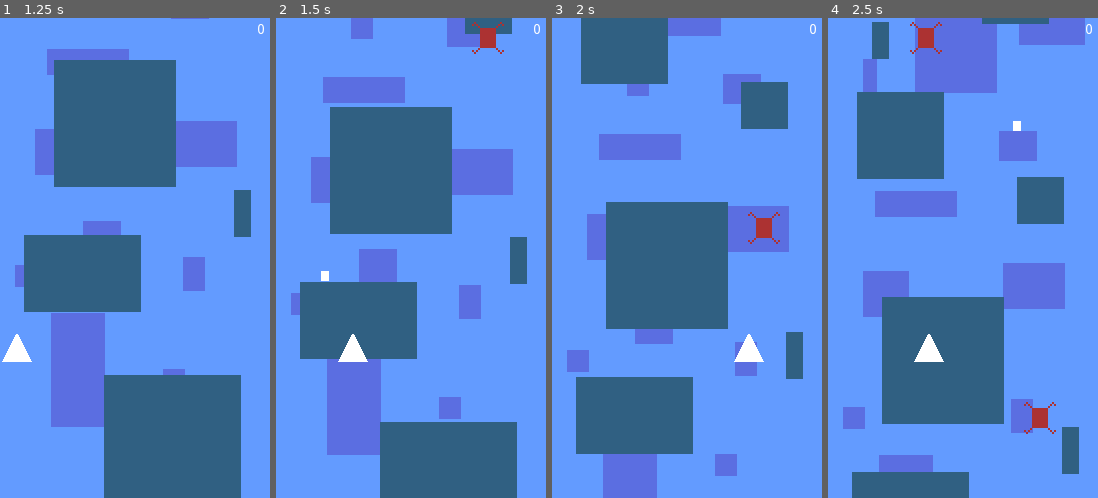
Above: before the commit, frames 1-4 (left to right).
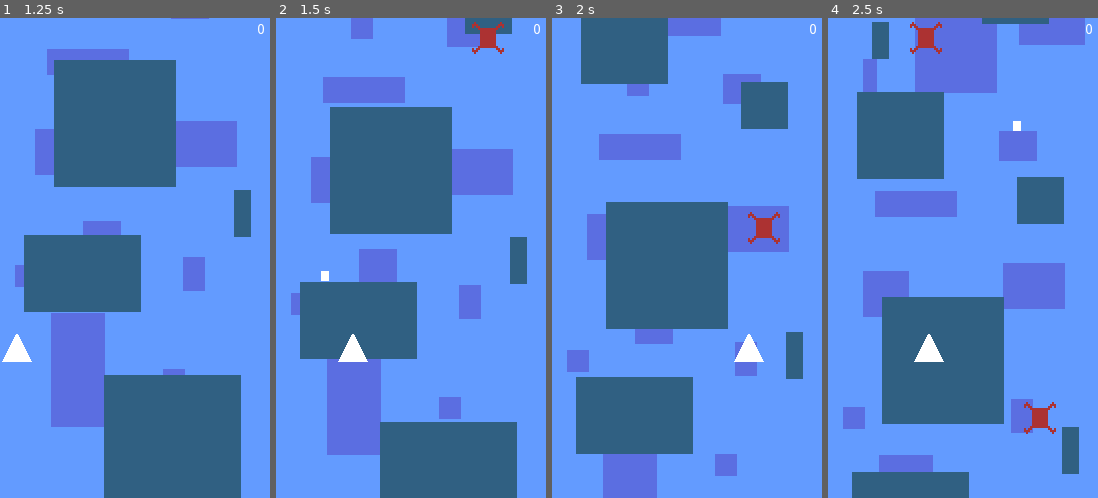
Above: after the commit, the same moments.

Repository: elektito/reverse-streak
Game: Godot game, scene res://Game.tscn
The game is run twice, just before and just after one commit, with the same random seed, the same clock (stepped at 60 frames per second) and the same inputs.
Inputs:
- Up to frame 1 (1.25 s): hold Right (right) from 0.53 s (still down); tap Space (shoot) at 0.6 s
- Up to frame 2 (1.5 s): keep holding Right (right); tap Space (shoot) at 1.35 s
- Up to frame 3 (2 s): keep holding Right (right)
- Up to frame 4 (2.5 s): release Right (right) at 2.03 s; hold Left (left) from 2.03 s (still down); tap Space (shoot) at 2.1 s

Frame 1 is identical in both runs. In frame 2, less than 0.1% of the frame differs, in the area x 72-85%, y 1-8%; in frame 3, less than 0.1%; in frame 4, 0.1%, in the area x 30-85%, y 1-87%.

Commit message:
Update enemy sprite/size

Diff:
--- a/Enemy.tscn
+++ b/Enemy.tscn
@@ -4,7 +4,7 @@
 [ext_resource path="res://Enemy.gd" type="Script" id=2]
 
 [sub_resource type="RectangleShape2D" id=1]
-extents = Vector2( 8, 10 )
+extents = Vector2( 16, 16 )
 
 [node name="Enemy" type="Area2D"]
 collision_layer = 2
Binary file changed: assets/enemy1.png
